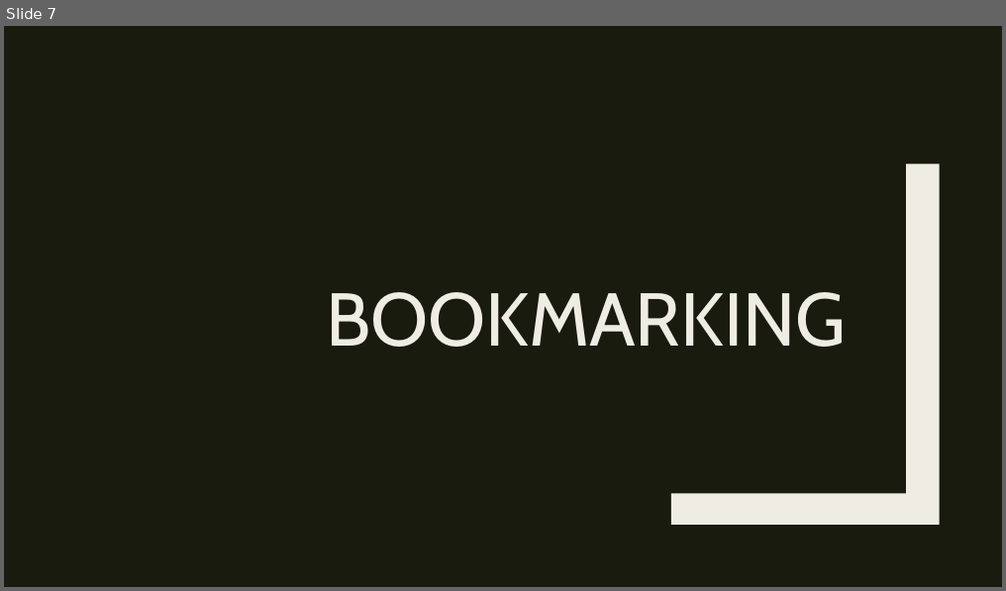
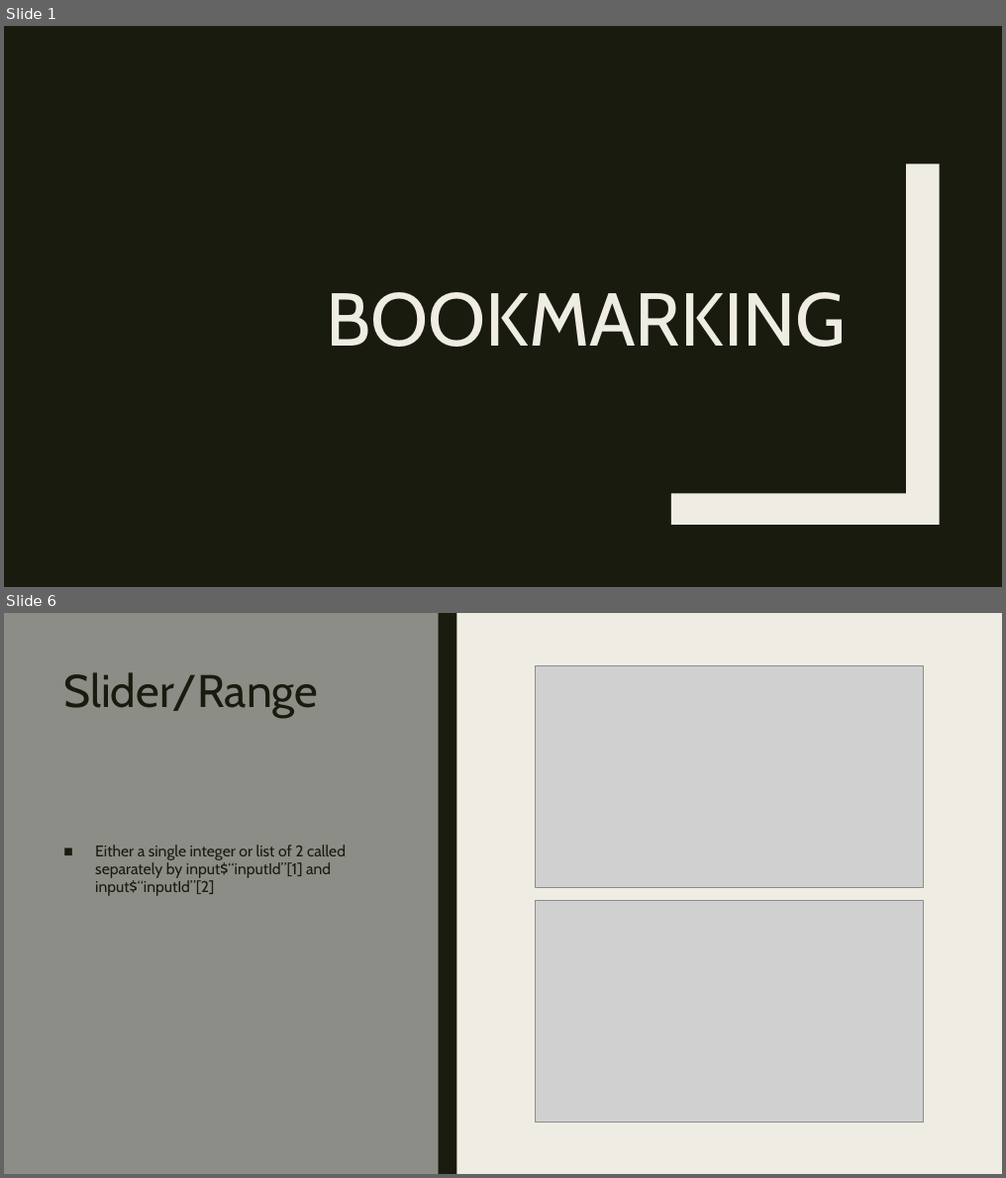
Before and after one commit to RforOperations2018/Class_4, a slide deck: Class_4.pptx. Shown one above the other, each under a label of ours: slide 7 before the commit, slides 1 and 6 after it; the slides between them are not shown. The pictures are 1006x591 and 1006x1178 pixels, drawn with LibreOffice and Linux fonts; fonts in the diff are those of the drawing; grey boxes stand for pictures. Boxes give left, top, right and bottom in pixels: in the first picture for what was removed or moved away, otherwise in the second. Text is boxed around its words. In the diff, an @@ line names an element or a change of style, - is before the commit and + after.

```diff
--- a/Class_4.pptx
+++ b/Class_4.pptx
@@ slide 6 added at (4,613,1002,1174), background #EFEDE3 @@
@@ rectangle added at (4,613,439,1174), fill #8C8D86 @@
@@ rectangle added at (43,613,61,1174), fill #191B0E @@
@@ rectangle added at (439,613,456,1174), fill #191B0E @@
@@ picture added at (536,665,924,888) @@
@@ title added at (63,672,318,718), 44 pt, text #191B0E @@
+Slider/Range
@@ text added at (95,845,346,896), 15 pt, text #191B0E @@
+■ Either a single integer or list of 2 called separately by input$“inputId”[1] and input$“inputId”[2]
@@ picture added at (536,900,924,1123) @@
@@ what was slide 7 is now slide 1 @@
```
Also in this commit, not shown: 16 other slides added, 6 slides removed, 1 other file.
